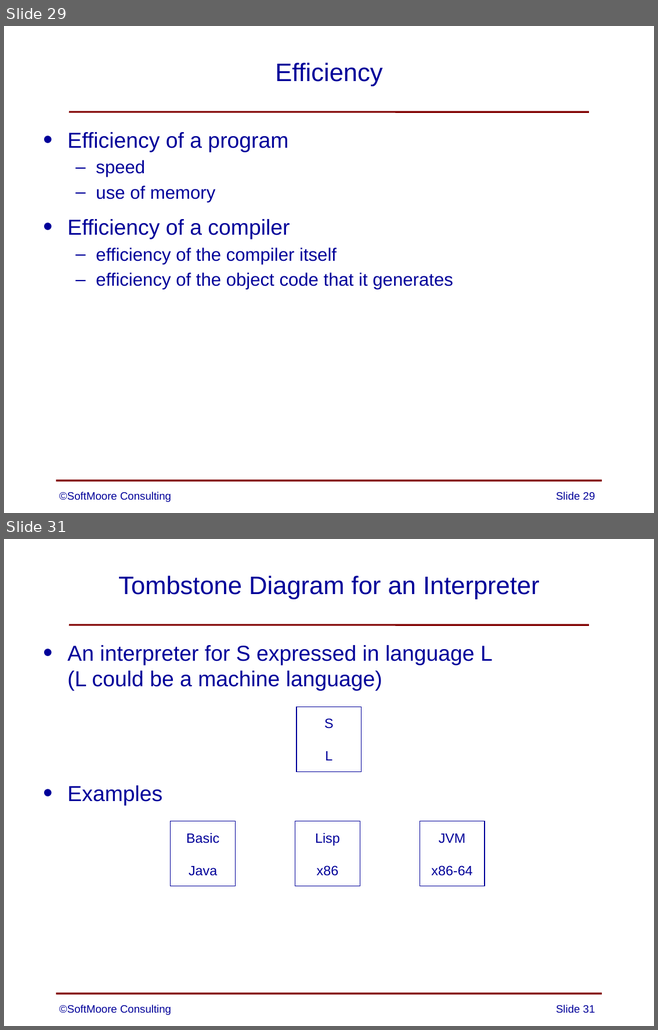
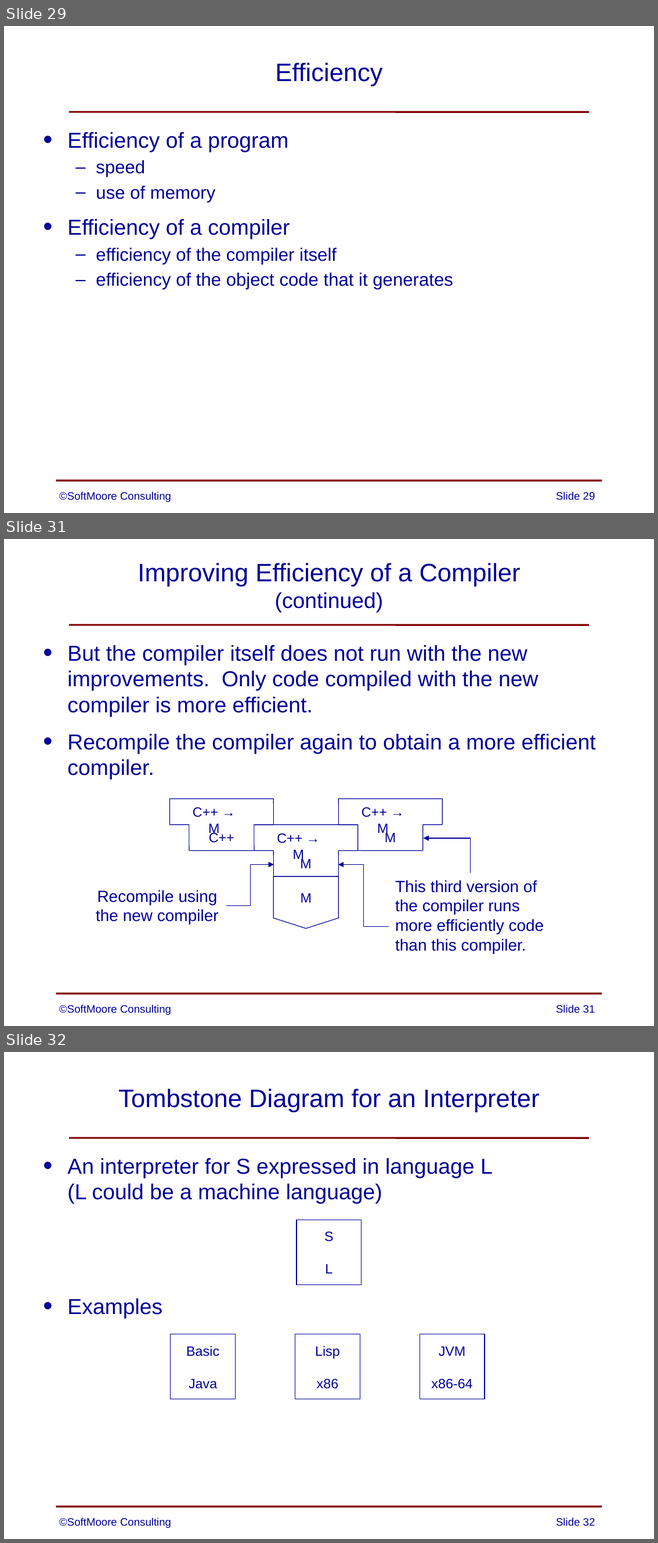
Before and after one commit to SoftMoore/CPRL-Java-3rd, a slide deck: PowerPoints/01 - Overview of Compilers.pptx. Shown one above the other, each under a label of ours: slides 29 and 31 before the commit, slides 29, 31 and 32 after it; the slides between them are not shown. The pictures are 658x1030 and 658x1543 pixels, drawn with LibreOffice and Linux fonts; fonts in the diff are those of the drawing. Boxes give left, top, right and bottom in pixels: in the first picture for what was removed or moved away, otherwise in the second. Text is boxed around its words. In the diff, an @@ line names an element or a change of style, - is before the commit and + after.

Commit message:
clarified slides on improving compiler efficiency

```diff
--- a/PowerPoints/01 - Overview of Compilers.pptx
+++ b/PowerPoints/01 - Overview of Compilers.pptx
@@ slide 31 added at [4, 539, 654, 1026], background #FFFFFF; not listed: 2 template elements that a slide beside it also shows @@
@@ title added at [137, 563, 520, 613], 28 pt, text #000099 @@
+Improving Efficiency of a Compiler
+(continued)
@@ text added at [67, 645, 596, 780], 24 pt, text #000099 @@
+• But the compiler itself does not run with the new improvements. Only code compiled with the new compiler is more efficient.
+• Recompile the compiler again to obtain a more efficient compiler.
@@ group added at [96, 799, 544, 954]: 22 lines, 8 texts, 3 elbow arrows, 1 flow chart offpage connector @@
+C++
+C++ → M
+M
+C++ → M
+M
+C++ → M
+Recompile using
+the new compiler
+M
+This third version of
+the compiler runs
+more efficiently code
+than this compiler.
@@ text added at [59, 1005, 171, 1015], 12 pt, text #000099 @@
+©SoftMoore Consulting
@@ page number added at [556, 1005, 595, 1013], 12 pt, text #000099 @@
+Slide 31
@@ what was slide 31 is now slide 32 @@
@@ page number at [556, 1518, 595, 1526]: text changed @@
-Slide 31
+Slide 32
```
Also in this commit, not shown: 1 slide changed.
